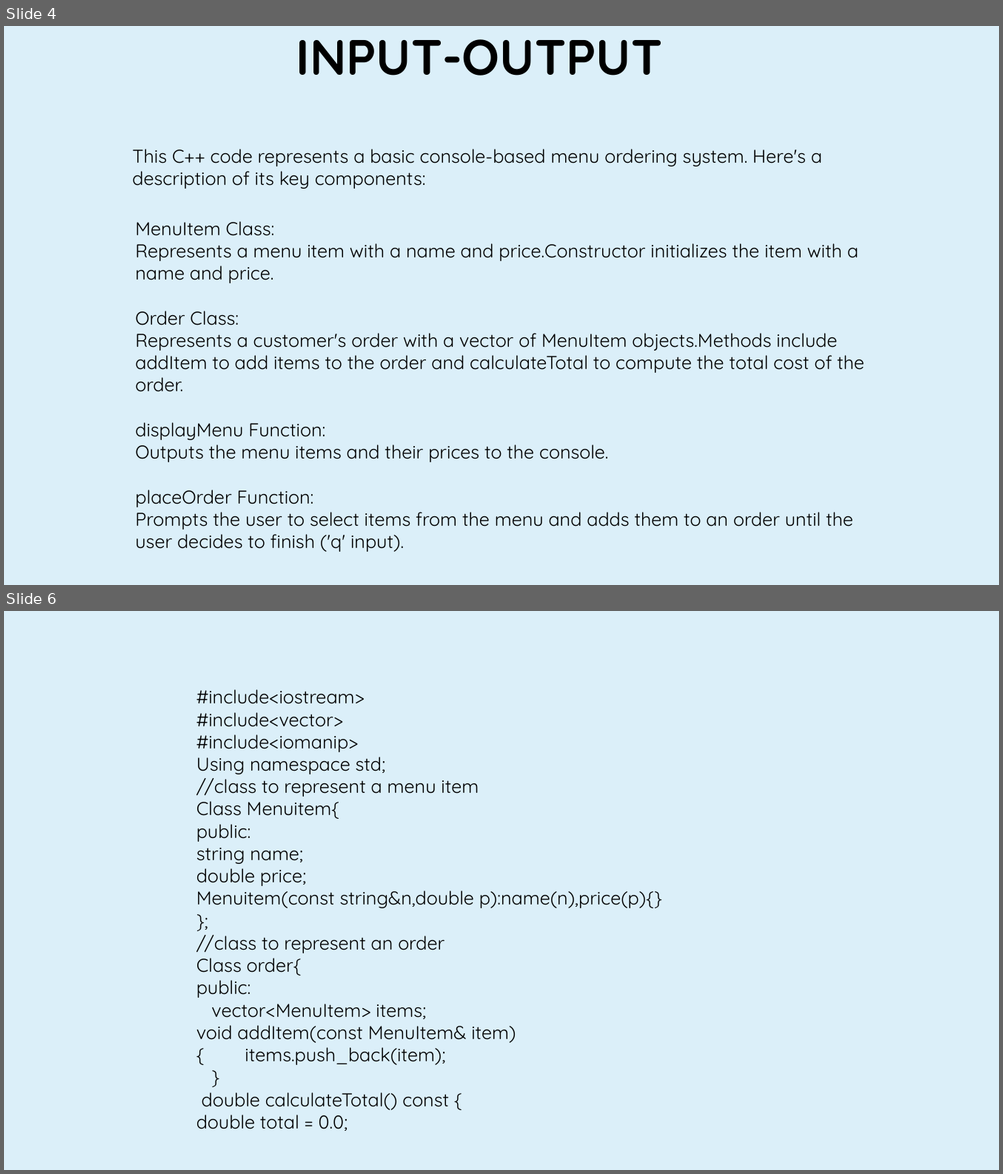
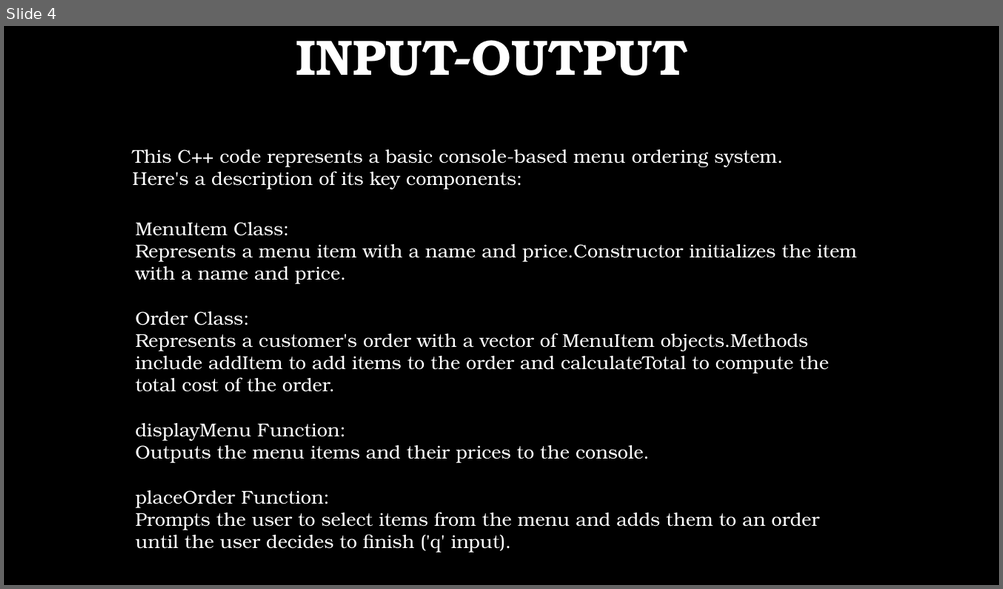
Before and after one commit to kalikumari292725/oopm-case-study, a slide deck: PRESENTATIONPPT3.pptx. Shown one above the other, each under a label of ours: slides 4 and 6 before the commit, slide 4 after it; the slides between them are not shown. The pictures are 1003x1174 and 1003x589 pixels, drawn with LibreOffice and Linux fonts; fonts in the diff are those of the drawing; background and template pictures are left out. Boxes give left, top, right and bottom in pixels: in the first picture for what was removed or moved away, otherwise in the second. Text is boxed around its words. In the diff, an @@ line names an element or a change of style, - is before the commit and + after.

```diff
--- a/PRESENTATIONPPT3.pptx
+++ b/PRESENTATIONPPT3.pptx
@@ slide 6 removed at (4,611,999,1170), background #DBEFF9 @@
@@ text removed at (196,689,662,1131) @@
-#include<iostream>
-#include<vector>
-#include<iomanip>
-Using namespace std;
-//class to represent a menu item
-Class Menuitem{
-public:
-string name;
-double price;
-Menuitem(const string&n,double p):name(n),price(p){}
-};
-//class to represent an order
-Class order{
-public:
-vector<MenuItem> items;
-void addItem(const MenuItem& item) { items.push_back(item);
-}
-double calculateTotal() const {
-double total = 0.0;
@@ slide 4 changed as well @@
@@ background #DBEFF9 to picture (left out) @@
@@ font Quicksand to TeX Gyre Bonum, text colour #000000 to #FFFFFF in 3 elements at (296,40,688,76), (132,150,782,190), (135,222,856,553) @@
```
Also in this commit, not shown: 4 other slides changed, 12 slides added, 4 other slides removed.
